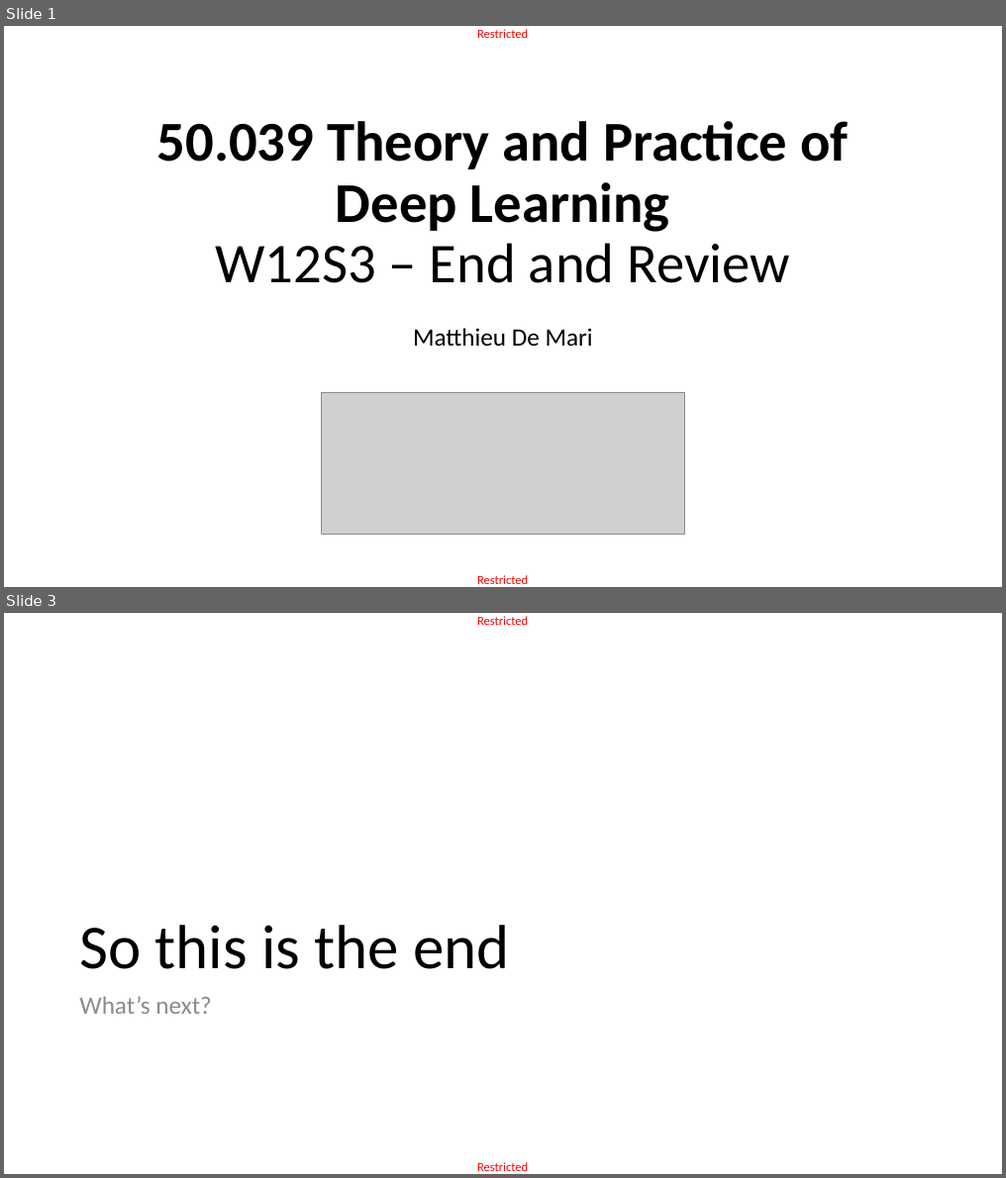
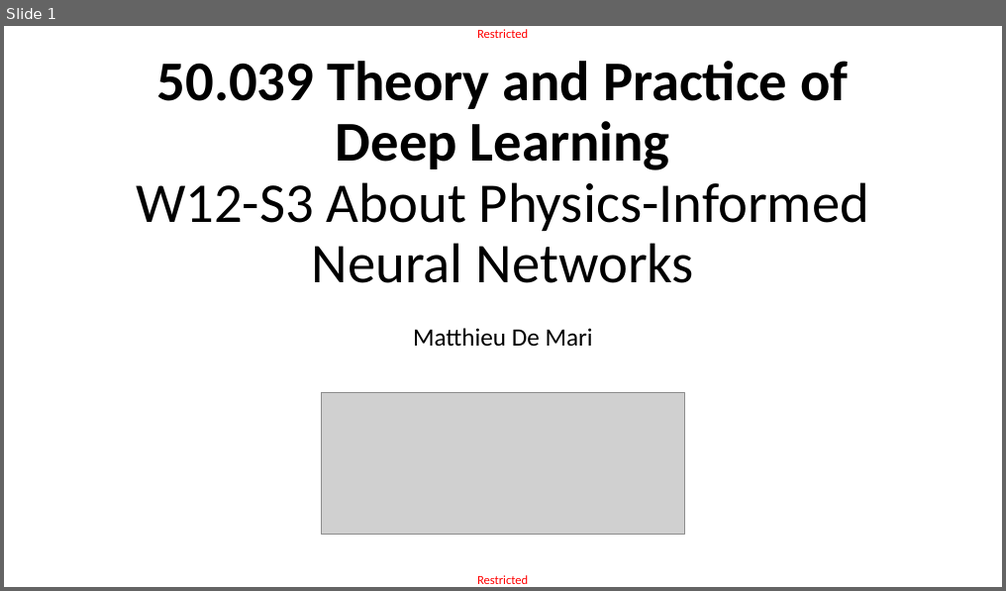
Before and after one commit to matthieudemari/SUTD_DL_50_039, a slide deck: W12/3. W12S3 final/W12S3.pptx. Shown one above the other, each under a label of ours: slides 1 and 3 before the commit, slide 1 after it; the slides between them are not shown. The pictures are 1006x1178 and 1006x591 pixels, drawn with LibreOffice and Linux fonts; fonts in the diff are those of the drawing; grey boxes stand for pictures. Boxes give left, top, right and bottom in pixels: in the first picture for what was removed or moved away, otherwise in the second. Text is boxed around its words. In the diff, an @@ line names an element or a change of style, - is before the commit and + after.

Commit message:
Adding materials for a lecture on Physics-Informed Neural Networks.

```diff
--- a/W12/3. W12S3 final/W12S3.pptx
+++ b/W12/3. W12S3 final/W12S3.pptx
@@ slide 3 removed at (4, 613, 1002, 1174), background #FFFFFF; not listed: 2 template elements that a slide beside it also shows @@
@@ title removed at (79, 925, 509, 969) @@
-So this is the end
@@ text removed at (79, 996, 211, 1014) @@
-What’s next?
@@ slide 1 changed as well @@
@@ title at (136, 61, 869, 283): text changed; bold off @@
-50.039 Theory and Practice of
-Deep Learning
-W12S3 – End and Review
+50.039 Theory and Practice of
+Deep Learning
+W12-S3 About Physics-Informed
+Neural Networks
```
Also in this commit, not shown: 3 slides added, 38 other slides removed, 5 other files.
